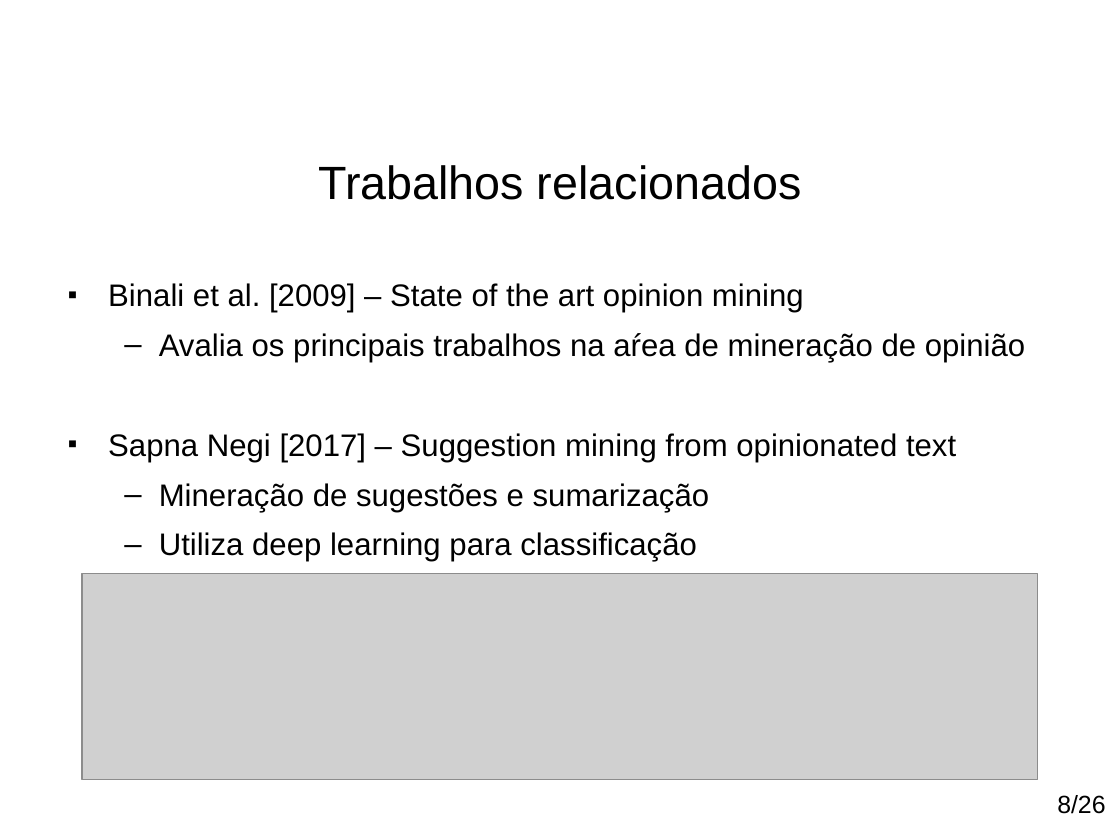
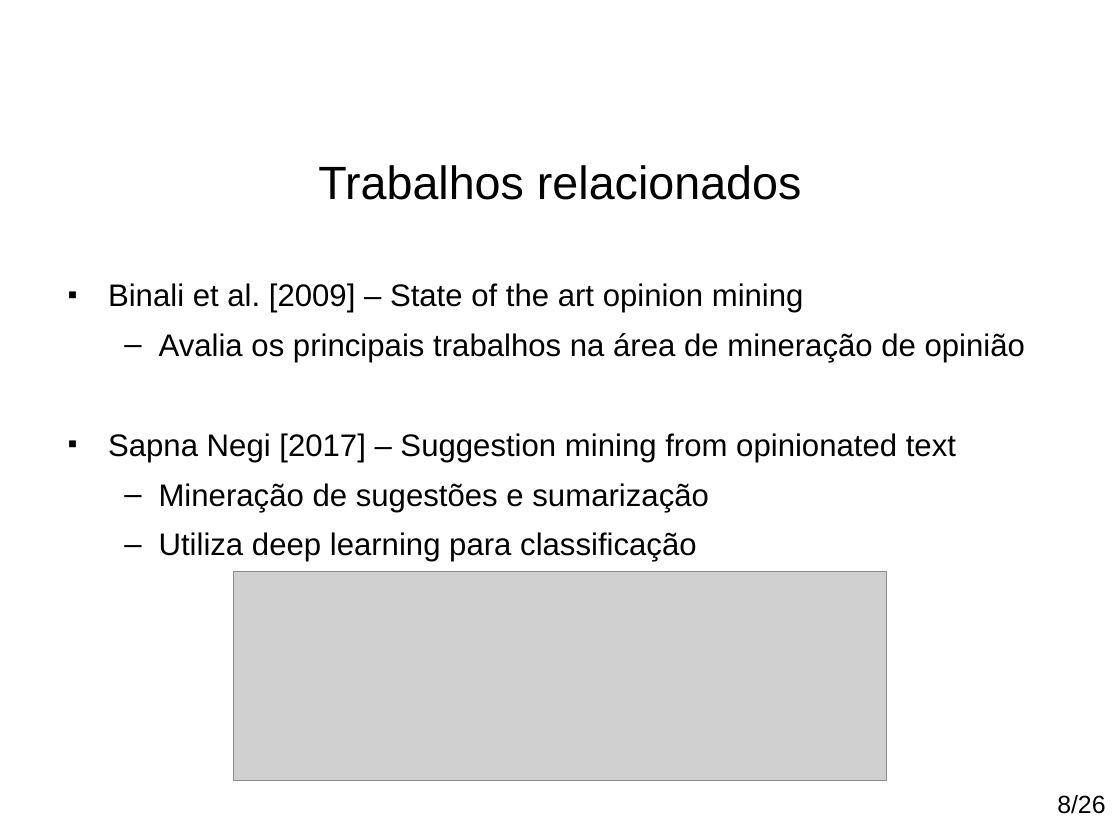
Before and after one commit to paulohq/apresentacao-NLP, a slide deck: slide 9 of apresentacao-mineracao-de-sugestoes.ppt. Drawn at 1120x840 pixels with LibreOffice and Linux fonts; fonts in the diff are those of the drawing; grey boxes stand for pictures; background and template pictures are left out. Boxes give left, top, right and bottom in pixels: in the first picture for what was removed or moved away, otherwise in the second. Text is boxed around its words. In the diff, an @@ line names an element or a change of style, - is before the commit and + after.

```diff
--- a/apresentacao-mineracao-de-sugestoes.ppt
+++ b/apresentacao-mineracao-de-sugestoes.ppt
@@ text at (x1=108, y1=283, x2=956, y2=562): indent changed @@
@@ text at (x1=159, y1=333, x2=1025, y2=363): text changed @@
-  – Avalia os principais trabalhos na aŕea de mineração de opinião
+  – Avalia os principais trabalhos na área de mineração de opinião
@@ picture resized from (x1=82, y1=573, x2=1037, y2=780) to (x1=234, y1=571, x2=887, y2=781) @@
```
Also in this commit, not shown: 25 other slides changed, 4 slides removed, 2 other files.
